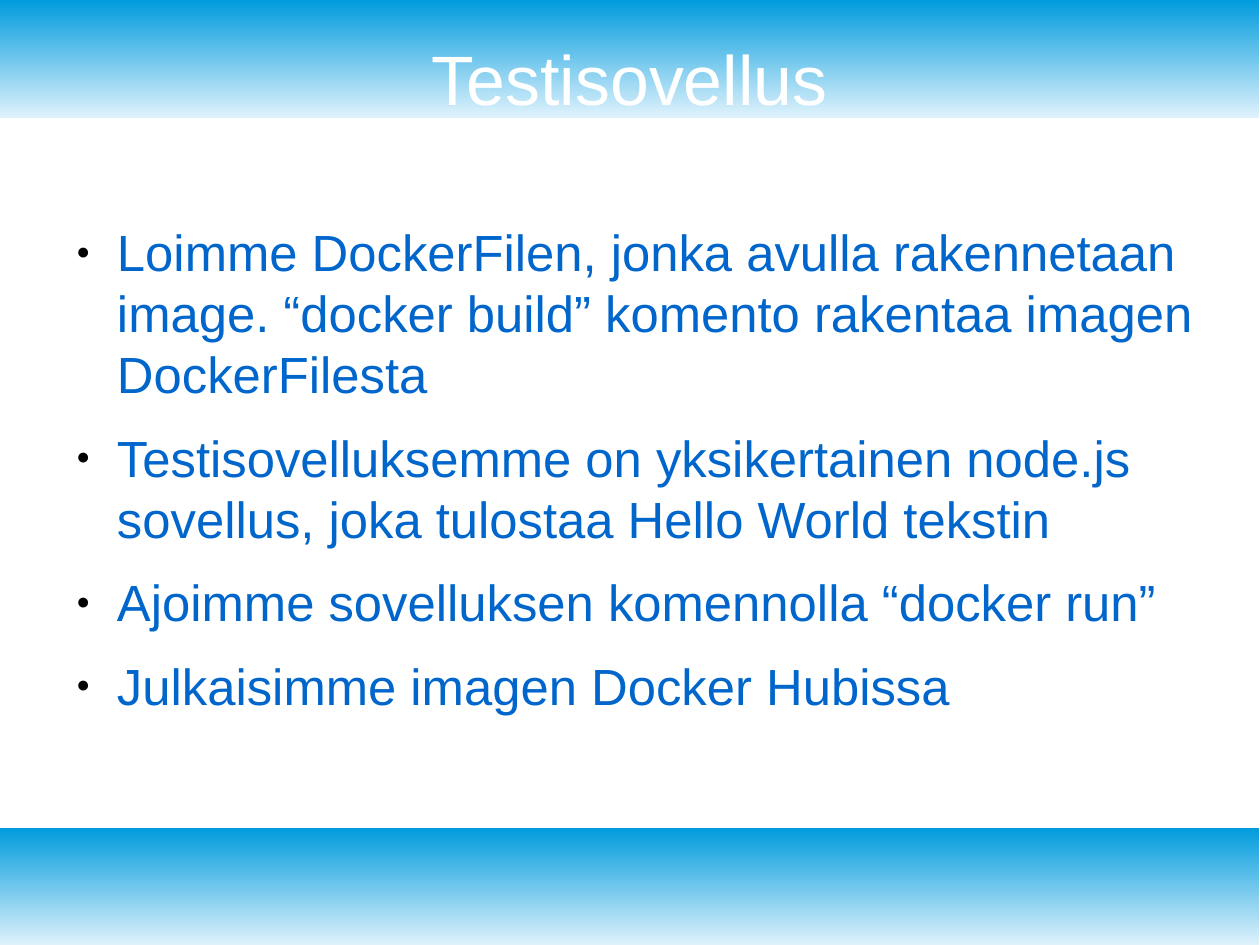
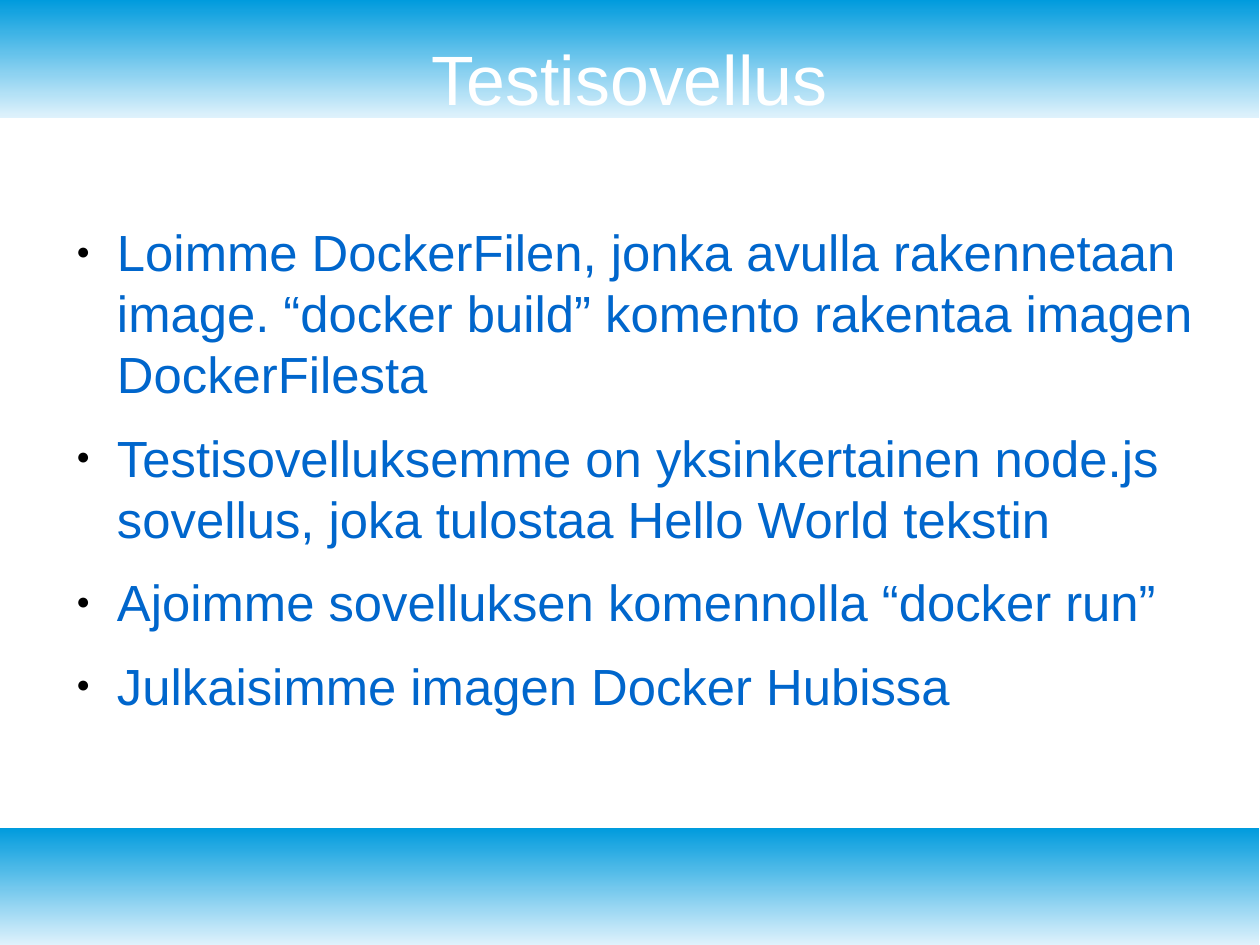
Before and after one commit to immonju1/pilvipalvelut, a slide deck: slide 7 of documents/pilvipalvelut_esitys_immonen_villman.odp. Drawn at 1260x945 pixels with LibreOffice and Linux fonts; fonts in the diff are those of the drawing. Boxes give left, top, right and bottom in pixels: in the first picture for what was removed or moved away, otherwise in the second. Text is boxed around its words. In the diff, an @@ line names an element or a change of style, - is before the commit and + after.

```diff
--- a/documents/pilvipalvelut_esitys_immonen_villman.odp
+++ b/documents/pilvipalvelut_esitys_immonen_villman.odp
@@ text at box(117, 440, 1159, 548): text changed @@
-● Testisovelluksemme on yksikertainen node.js sovellus, joka tulostaa Hello World tekstin
+● Testisovelluksemme on yksinkertainen node.js sovellus, joka tulostaa Hello World tekstin
```
Also in this commit, not shown: 2 other slides changed.
